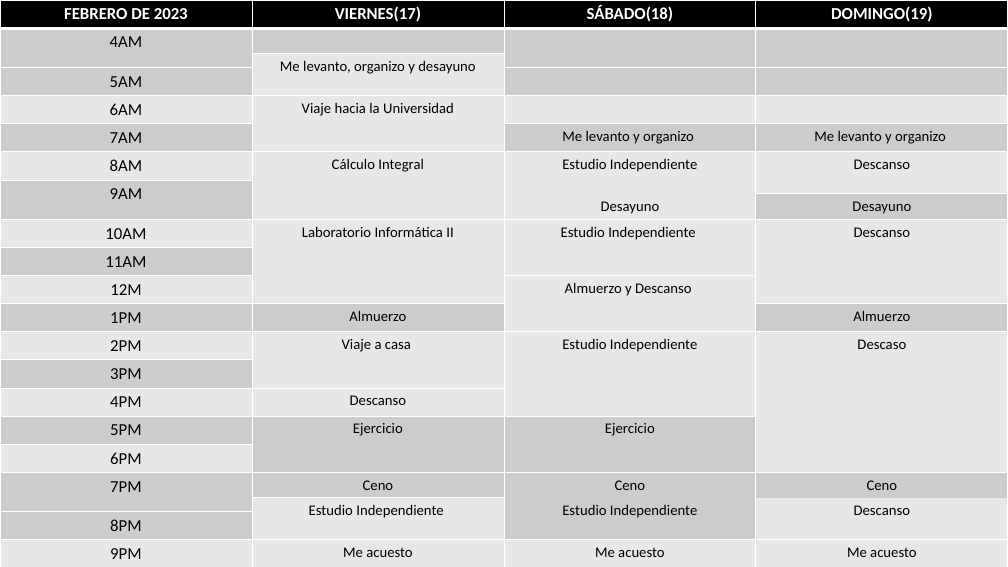
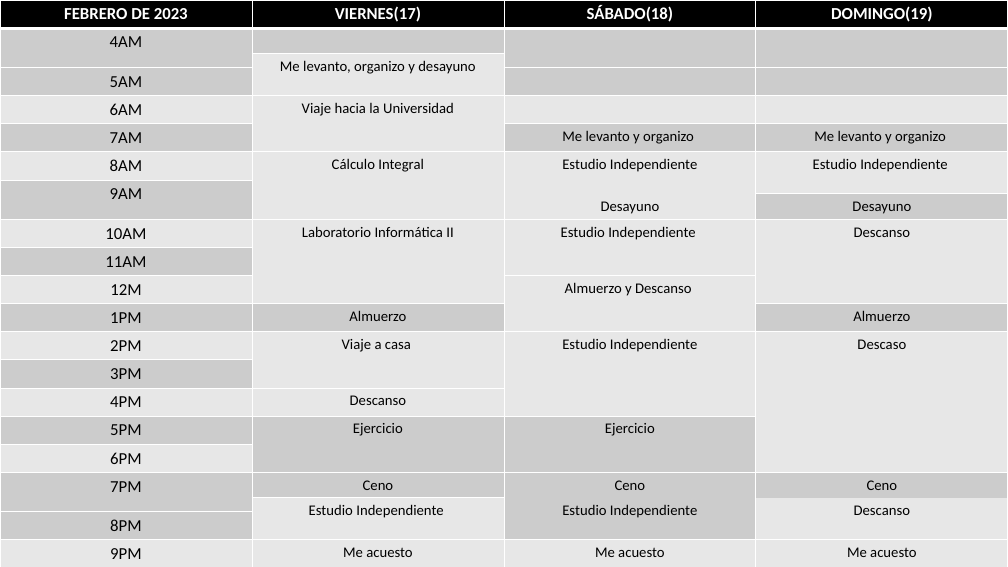
Before and after one commit to AlejandroNaranjoUdeA/Me-programo, a slide deck: slide 2 of ME_PROGRAMO.pptx. Drawn at 1008x567 pixels with LibreOffice and Linux fonts; fonts in the diff are those of the drawing. Boxes give left, top, right and bottom in pixels: in the first picture for what was removed or moved away, otherwise in the second. Text is boxed around its words. In the diff, an @@ line names an element or a change of style, - is before the commit and + after.

```diff
--- a/ME_PROGRAMO.pptx
+++ b/ME_PROGRAMO.pptx
@@ table at [0,0,1007,567] @@
-row 7, column 4: Descanso
+row 7, column 4: Estudio Independiente
```
Also in this commit, not shown: 1 other slide changed.
